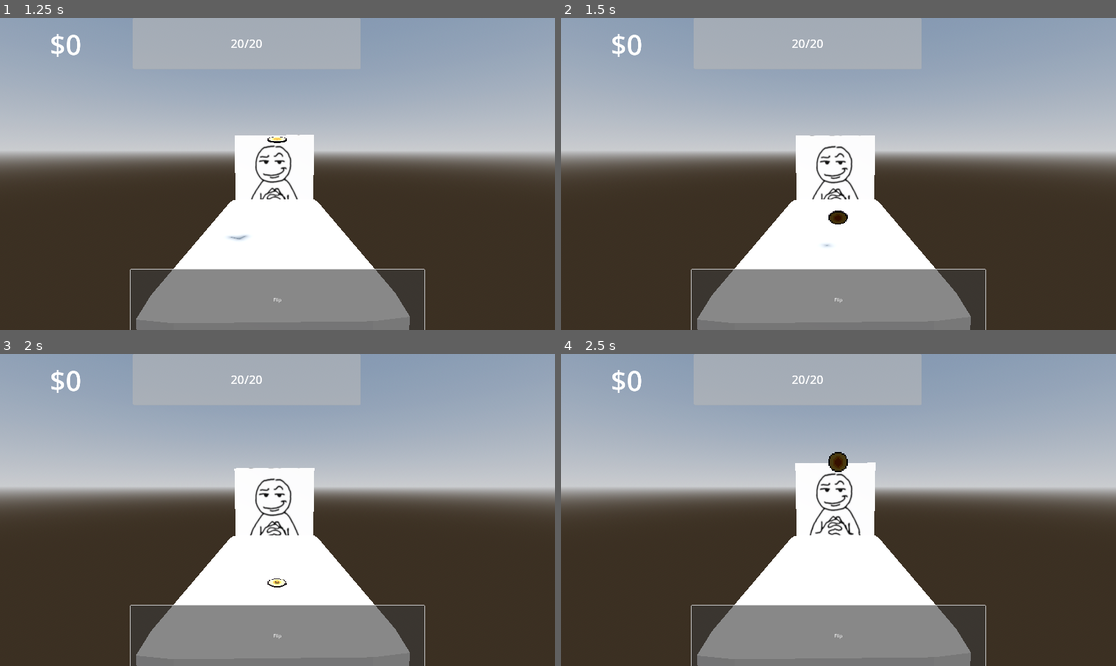
Above: before the commit, frames 1-4 (two rows, left to right).
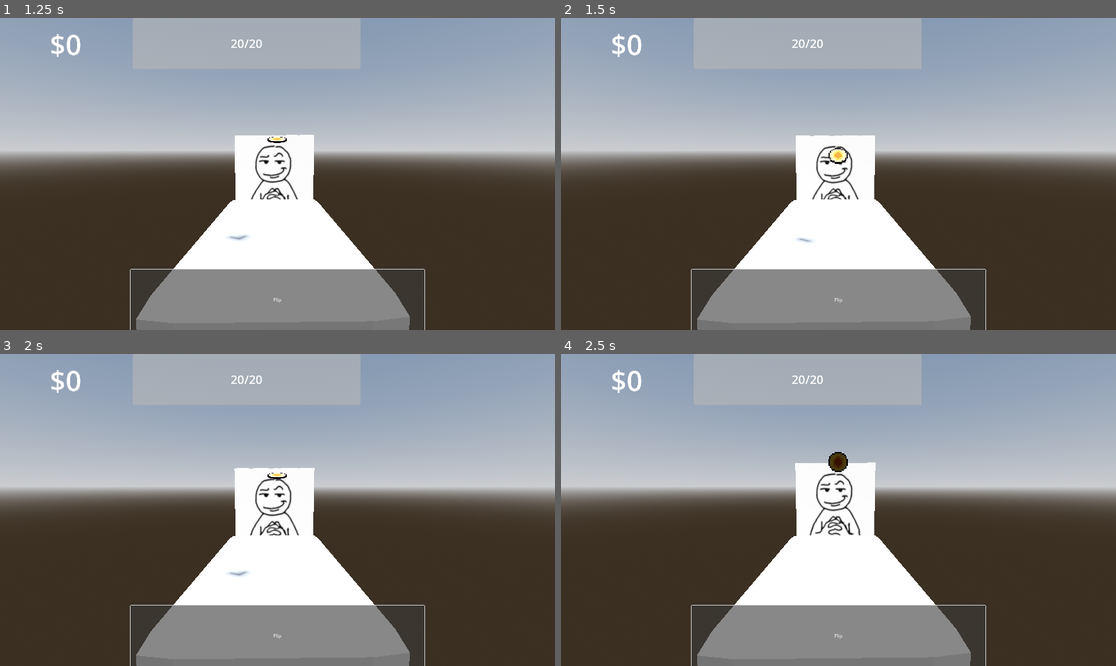
Above: after the commit, the same moments.

Repository: nianjindev/nummus
Game: Godot game, scene res://world.tscn
Same seed, same stepped clock (60 frames per second), same inputs: the game is played once before the commit and once after it. The project has no main scene, so this scene is started directly.
Inputs:
- Up to frame 1 (1.25 s): click "Flip" at 0.5 s
- Up to frame 2 (1.5 s): click "Flip" at 1.25 s
- Up to frame 3 (2 s): no input
- Up to frame 4 (2.5 s): click "Flip" at 2 s

Frame 1 is identical in both runs. In frame 2, 0.3% of the frame differs, in the area x 42-52%, y 41-74%; in frame 3, 0.2%; in frame 4, nothing differs.

Commit message:
random heads or tails

Diff:
--- a/nummus-game/coins/coin.gd
+++ b/nummus-game/coins/coin.gd
@@ -7,6 +7,8 @@
 @export var ability: String = "none"
 @onready var animation_player: AnimationPlayer = $CoinMesh/AnimationPlayer
 @onready var coin_mesh: MeshInstance3D = $CoinMesh
+var my_array = ["heads", "tails"]
+var weights = PackedFloat32Array([1,1])
 
 func _ready():
 	Signalbus.connect("coin_flipped", Callable(flip))
@@ -14,4 +16,8 @@
 
 
 func flip():
-	animation_player.play("flip_heads")
+	var rng = RandomNumberGenerator.new()
+	if my_array[rng.rand_weighted(weights)] == "heads":
+		animation_player.play("flip_heads")
+	else:
+		animation_player.play("flip_tails")
